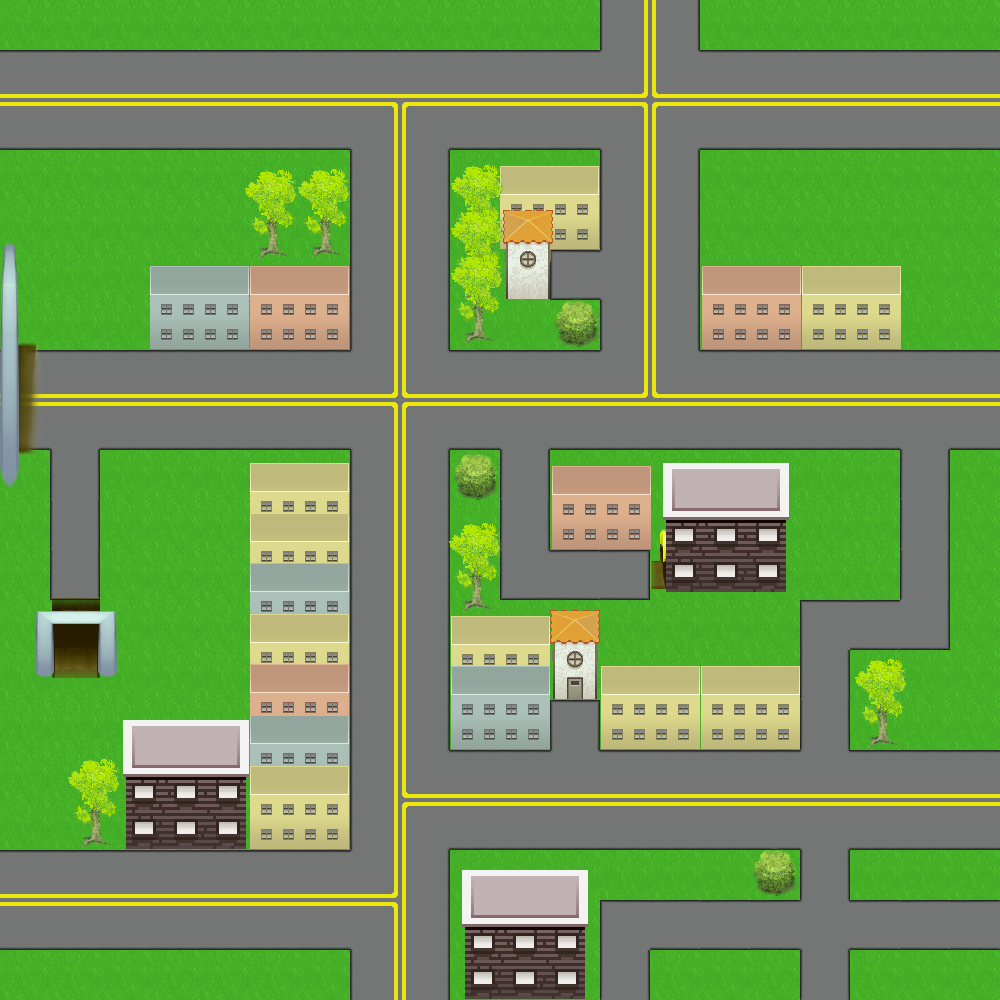
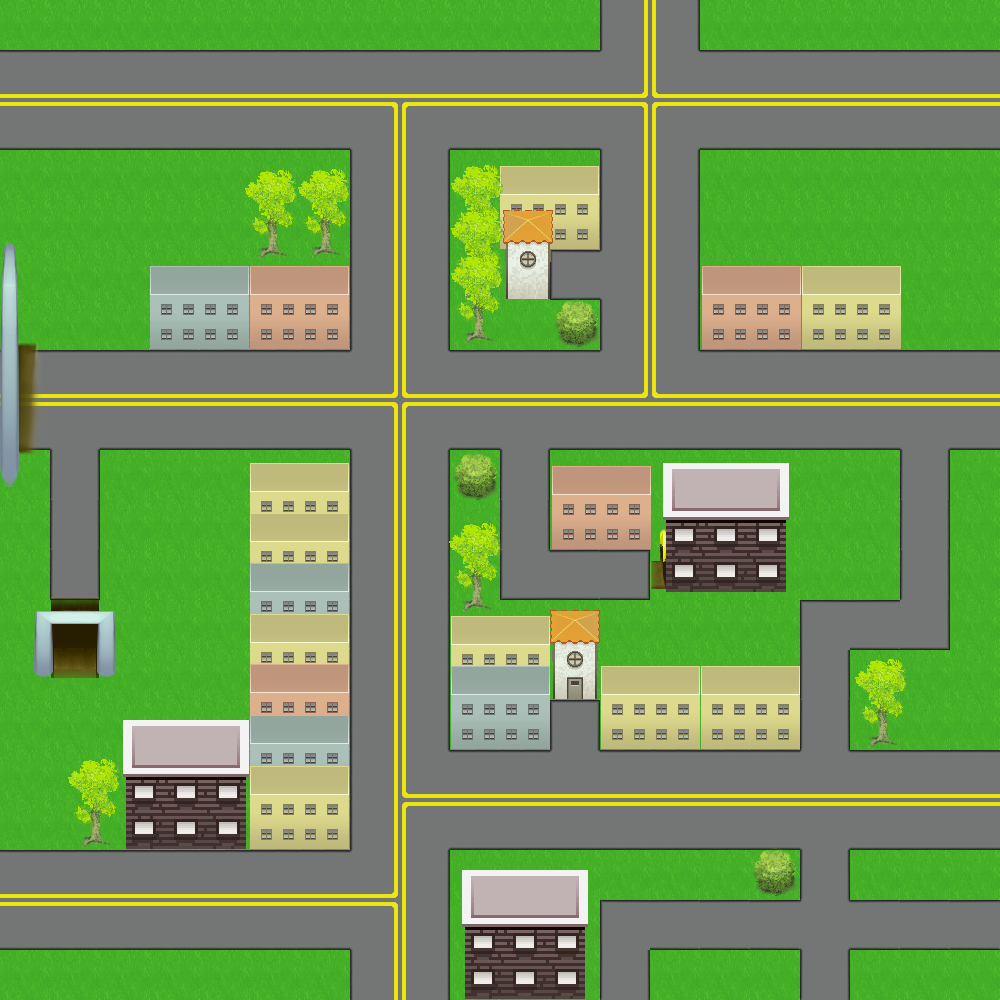
Revision of a layered w=1000, h=1000 image; what changed, layer by layer:
renamed "Layer 6" to "Buildings", painted on it over [34, 597, 117, 678]
